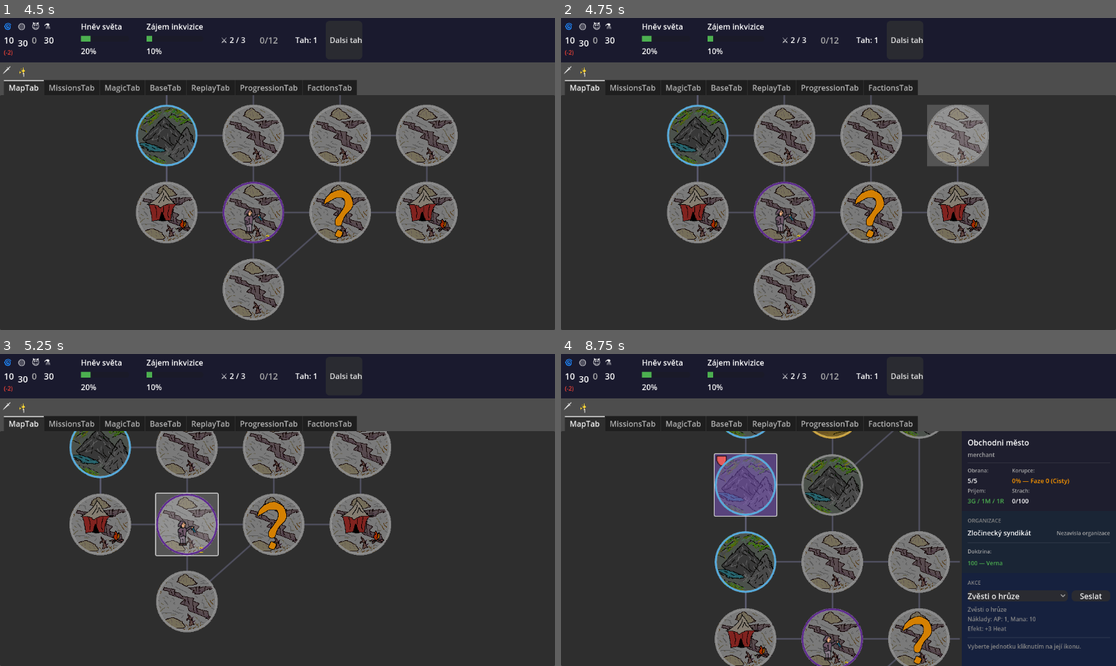
Above: before the commit, frames 1-4 (two rows, left to right).
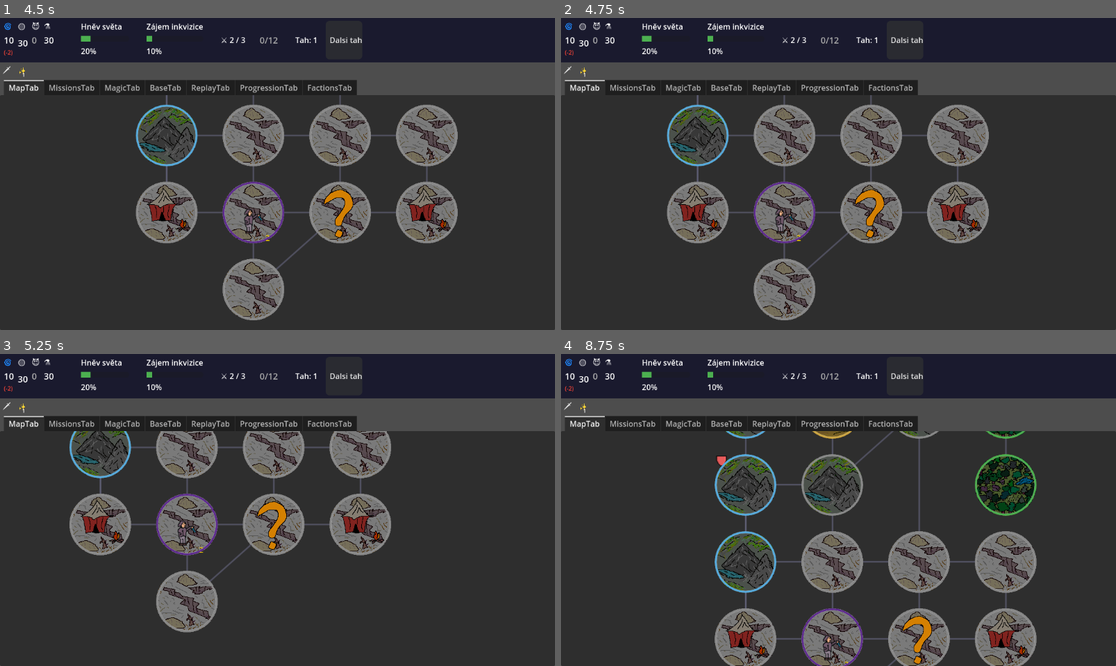
Above: after the commit, the same moments.

Repository: HannibalCZ/dark-lord
Game: Godot game, scene res://scenes/Main.tscn
Same seed, same stepped clock (60 frames per second), same inputs: the game is played once before the commit and once after it.
Inputs (mouse positions are in pixels of both pictures, inside the frame that each line leads up to):
- Up to frame 1 (4.5 s): click (188, 58) at 0.52 s; click "Dalsi tah" at 1.25 s; click "🗡" at 2 s; click "✨" at 2.75 s; click "Rozumim" at 3.5 s; tap Enter at 4.25 s; move the mouse to (399, 158) at 4.27 s; hold D from 4.28 s (still down); click (399, 158) at 4.42 s
- Up to frame 2 (4.75 s): keep holding D
- Up to frame 3 (5.25 s): move the mouse to (166, 525) at 5.02 s; release D at 5.03 s; hold S from 5.03 s (still down); click (166, 525) at 5.17 s
- Up to frame 4 (8.75 s): move the mouse to (894, 441) at 5.77 s; release S at 5.78 s; hold D 5.78-6.53 s; click (894, 441) at 5.92 s; move the mouse to (810, 572) at 6.52 s; hold W 6.53-7.28 s; click (810, 572) at 6.67 s; move the mouse to (1005, 556) at 7.27 s; hold A from 7.28 s (still down); click (1005, 556) at 7.42 s; move the mouse to (672, 463) at 8.02 s; click (672, 463) at 8.17 s

Frame 1 is identical in both runs. In frame 2, 1.1% of the frame differs, in the area x 65-78%, y 27-48%; in frame 3, 1.3%; in frame 4, 8.2%, in the area x 27-100%, y 24-100%.

Commit message:
fix(v0.06): RegionTile — z-order a mouse_filter pro PlayerIcon klik
Co-Authored-By: Claude Sonnet 4.6 <noreply@anthropic.com>

Diff:
--- a/scenes/ui/RegionTile.tscn
+++ b/scenes/ui/RegionTile.tscn
@@ -42,6 +42,15 @@
 grow_vertical = 2
 color = Color(1, 1, 1, 0)
 
+[node name="Button" type="Button" parent="."]
+layout_mode = 1
+anchors_preset = 15
+anchor_right = 1.0
+anchor_bottom = 1.0
+grow_horizontal = 2
+grow_vertical = 2
+flat = true
+
 [node name="Overlay" type="Control" parent="."]
 layout_mode = 1
 anchors_preset = 15
@@ -49,6 +58,7 @@
 anchor_bottom = 1.0
 grow_horizontal = 2
 grow_vertical = 2
+mouse_filter = 1
 
 [node name="TagIcon" type="TextureRect" parent="Overlay"]
 layout_mode = 1
@@ -60,6 +70,7 @@
 offset_right = -5.0
 offset_bottom = 23.0
 grow_horizontal = 0
+mouse_filter = 2
 texture = ExtResource("2_otno6")
 
 [node name="PlayerIcon" type="TextureRect" parent="Overlay"]
@@ -84,6 +95,7 @@
 offset_top = -23.0
 offset_right = 40.0
 grow_vertical = 0
+mouse_filter = 2
 horizontal_alignment = 1
 vertical_alignment = 2
 
@@ -97,6 +109,7 @@
 offset_bottom = -80.0
 grow_horizontal = 2
 grow_vertical = 2
+mouse_filter = 2
 expand_mode = 5
 
 [node name="EnemyCount" type="Label" parent="Overlay"]
@@ -110,6 +123,7 @@
 offset_top = -23.0
 grow_horizontal = 0
 grow_vertical = 0
+mouse_filter = 2
 theme_override_colors/font_color = Color(1, 0, 0, 1)
 horizontal_alignment = 1
 
@@ -126,6 +140,7 @@
 offset_bottom = 64.0
 grow_horizontal = 2
 grow_vertical = 2
+mouse_filter = 2
 texture = ExtResource("4_7kug1")
 stretch_mode = 3
 
@@ -144,16 +159,8 @@
 layout_mode = 1
 offset_right = 40.0
 offset_bottom = 40.0
+mouse_filter = 2
 texture = ExtResource("5_jnrrv")
-
-[node name="Button" type="Button" parent="."]
-layout_mode = 1
-anchors_preset = 15
-anchor_right = 1.0
-anchor_bottom = 1.0
-grow_horizontal = 2
-grow_vertical = 2
-flat = true
 
 [node name="BorderOverlay" type="Panel" parent="."]
 layout_mode = 1
